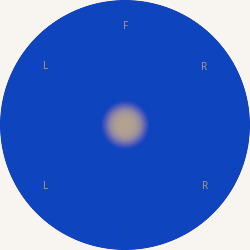
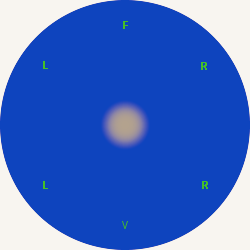
Layer changes from the first 250×250 image to the second:
painted on "R #2" over [202, 181, 208, 189]
painted on "V" over [122, 221, 129, 229]
painted on "L #1" over [43, 181, 48, 189]
painted on "R #1" over [201, 62, 207, 70]
painted on "L" over [43, 61, 48, 69]
painted on "F" over [123, 21, 128, 29]
